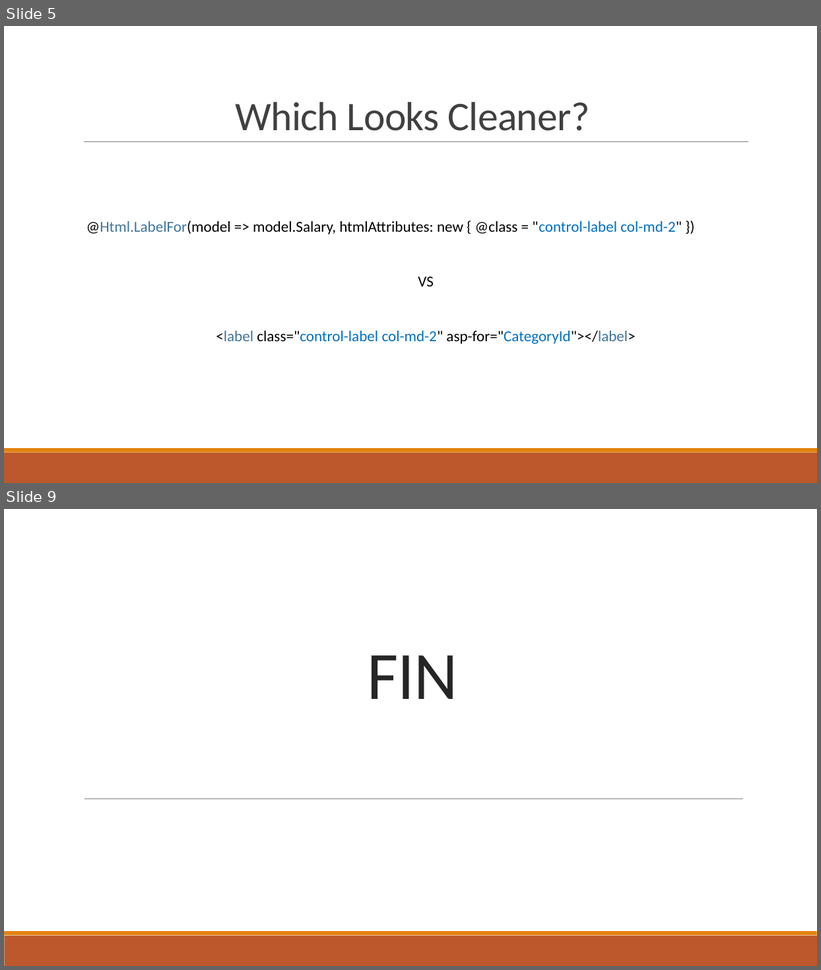
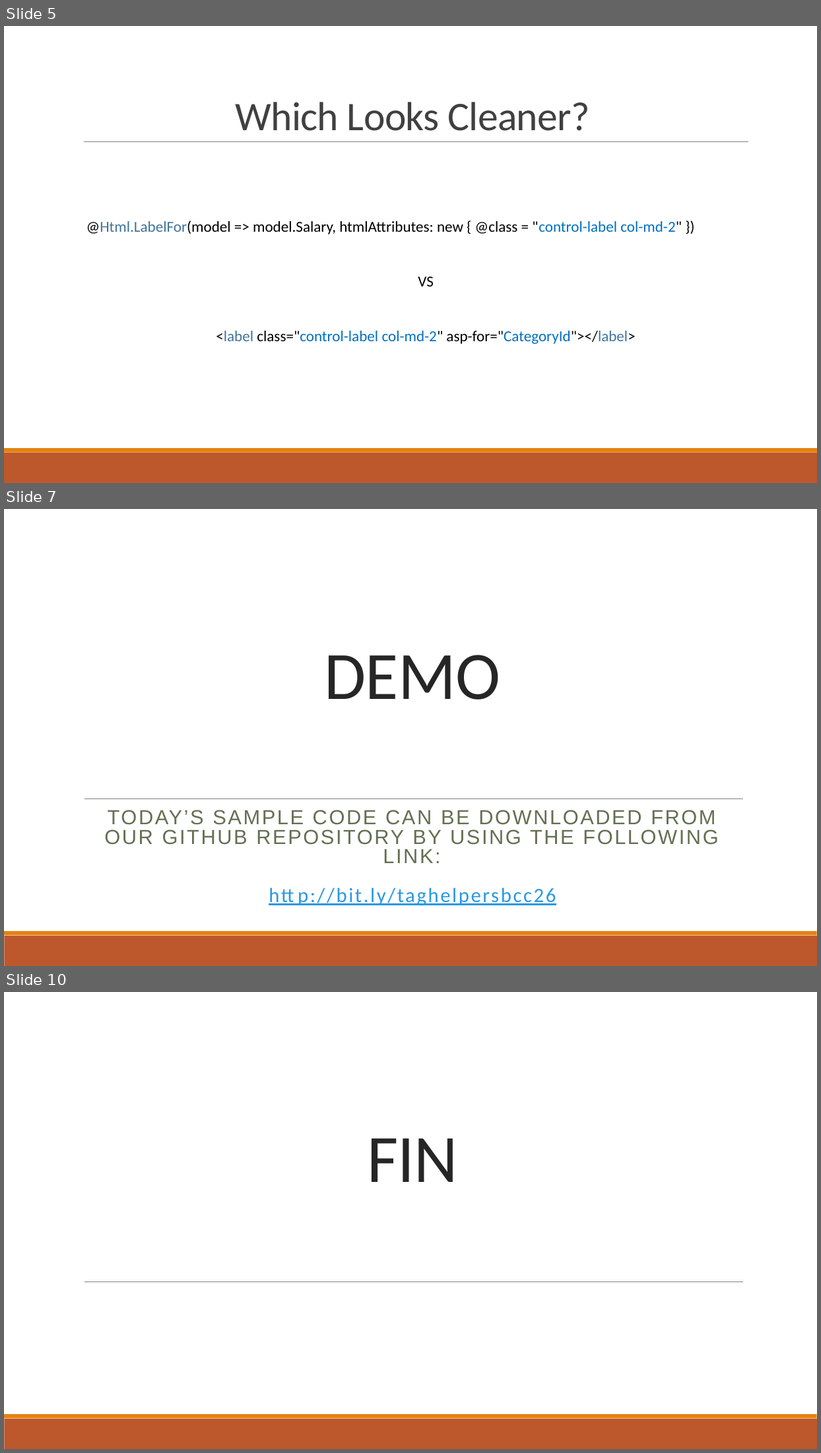
Before and after one commit to gws2/BostonCodeCamp26, a slide deck: TagHelpers.pptx. Shown one above the other, each under a label of ours: slides 5 and 9 before the commit, slides 5, 7 and 10 after it; the slides between them are not shown. The pictures are 821x970 and 821x1453 pixels, drawn with LibreOffice and Linux fonts; fonts in the diff are those of the drawing. Boxes give left, top, right and bottom in pixels: in the first picture for what was removed or moved away, otherwise in the second. Text is boxed around its words. In the diff, an @@ line names an element or a change of style, - is before the commit and + after.

```diff
--- a/TagHelpers.pptx
+++ b/TagHelpers.pptx
@@ slide 7 added at [4,509,817,966], background #FFFFFF; not listed: 3 template elements that a slide beside it also shows @@
@@ title added at [324,655,500,700], 80 pt, text #262626 @@
+DEMO
@@ subtitle added at [104,810,718,906], 24 pt, text #637052 @@
+TODAY’S SAMPLE CODE CAN BE DOWNLOADED FROM OUR GITHUB REPOSITORY BY USING THE FOLLOWING LINK:
+http://bit.ly/taghelpersbcc26
@@ what was slide 9 is now slide 10 @@
```
Also in this commit, not shown: 3 slides changed, 1 other slide added, 1 slide removed.
